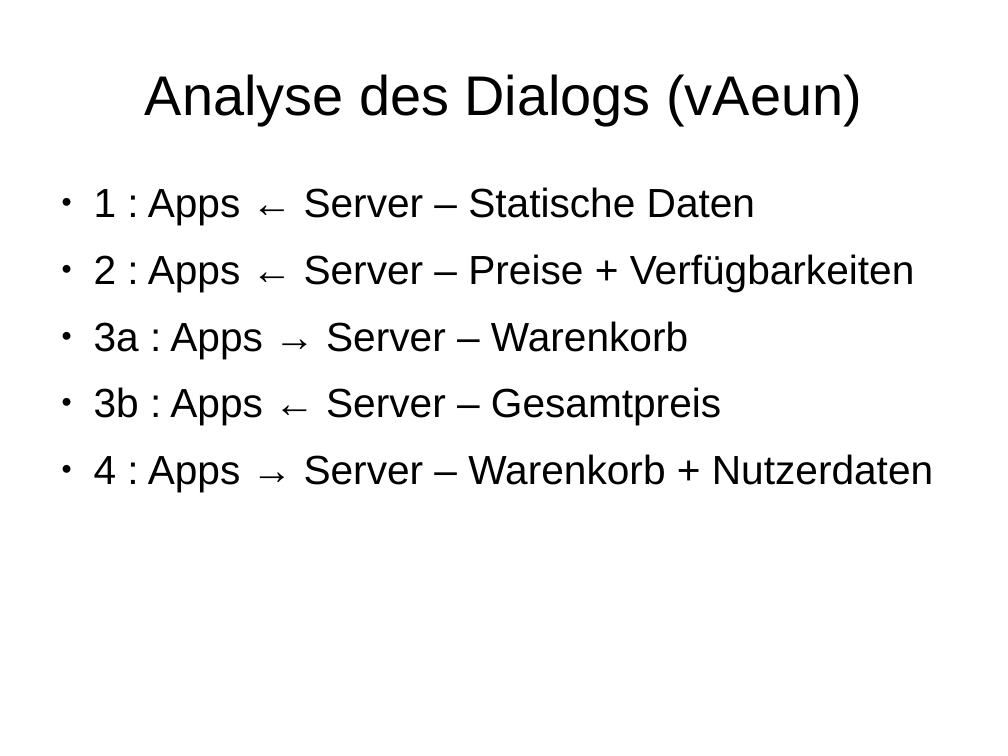
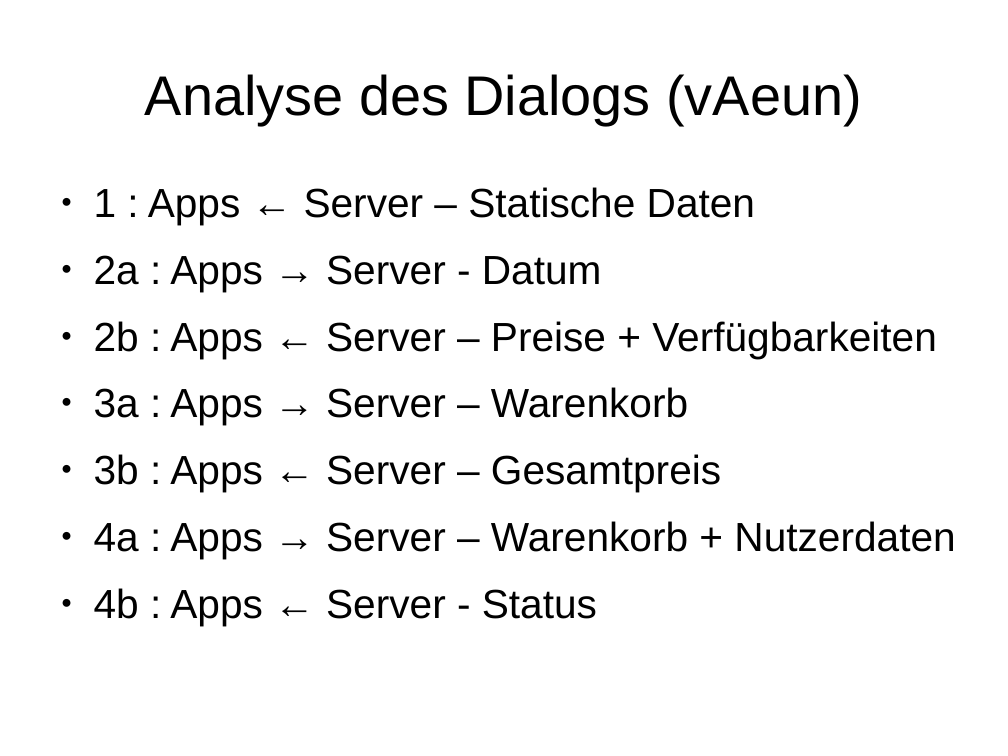
Before and after one commit to janhelmle/weiterbildung_fachinformatiker_ihk_projektantrag, a slide deck: slide 9 of praesentation/presentation_v1.odp. Drawn at 1008x756 pixels with LibreOffice and Linux fonts; fonts in the diff are those of the drawing. Boxes give left, top, right and bottom in pixels: in the first picture for what was removed or moved away, otherwise in the second. Text is boxed around its words. In the diff, an @@ line names an element or a change of style, - is before the commit and + after.

```diff
--- a/praesentation/presentation_v1.odp
+++ b/praesentation/presentation_v1.odp
@@ text at <box>94,255,937,358</box>: text changed @@
-● 2 : Apps ← Server – Preise + Verfügbarkeiten
+● 2a : Apps → Server - Datum
+● 2b : Apps ← Server – Preise + Verfügbarkeiten
@@ text at <box>94,521,955,625</box>: text changed @@
-● 4 : Apps → Server – Warenkorb + Nutzerdaten
+● 4a : Apps → Server – Warenkorb + Nutzerdaten
+● 4b : Apps ← Server - Status
```
Also in this commit, not shown: 1 other file.
